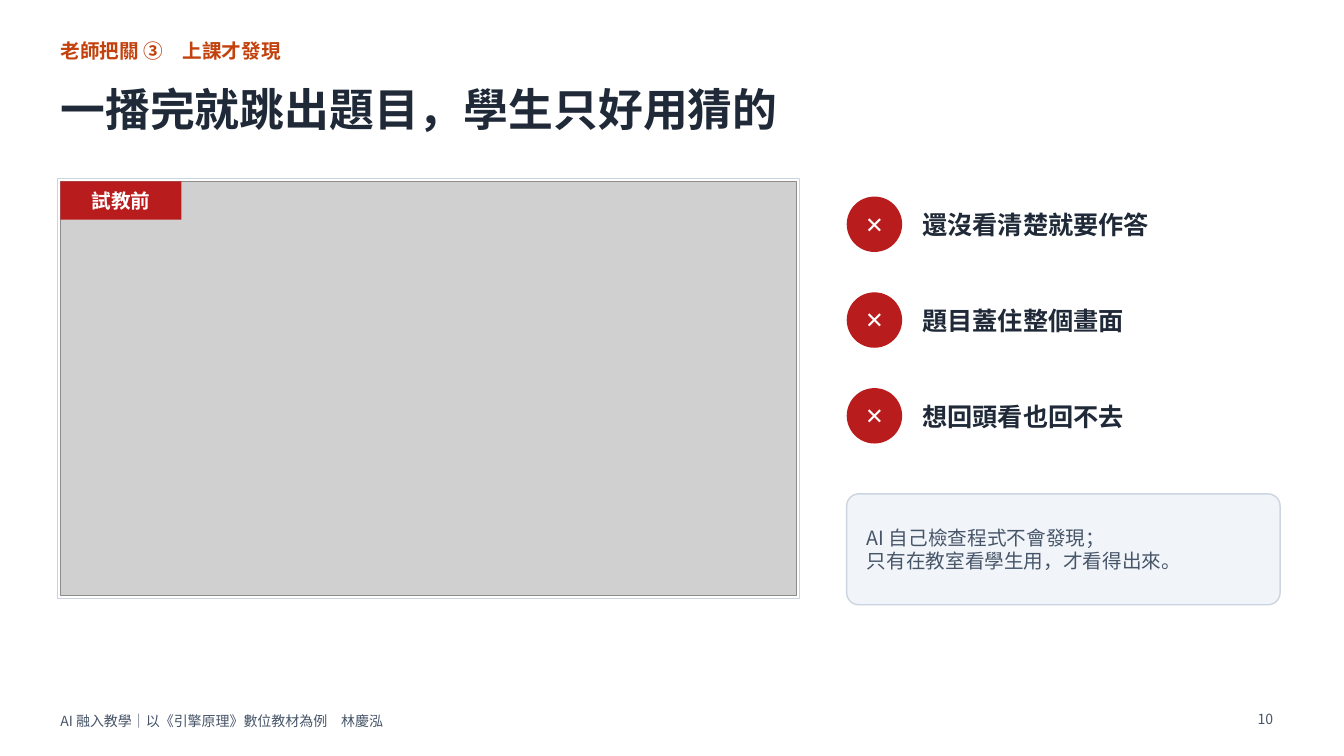
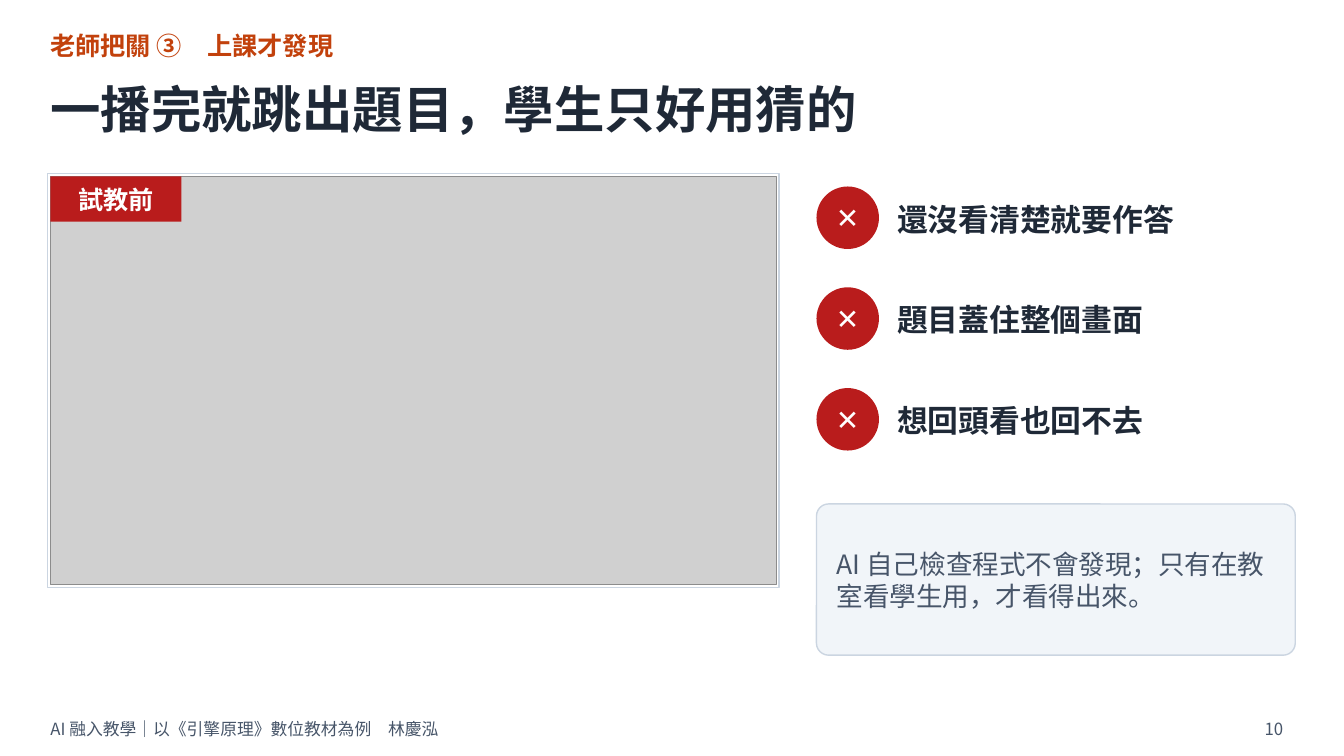
Before and after one commit to ntccar01/engine-principles, a slide deck: slide 10 of share/docs/AI融入教學_引擎原理_教師分享_列印版.pptx. Drawn at 1344x756 pixels with LibreOffice and Linux fonts; fonts in the diff are those of the drawing; grey boxes stand for pictures. Boxes give left, top, right and bottom in pixels: in the first picture for what was removed or moved away, otherwise in the second. Text is boxed around its words. In the diff, an @@ line names an element or a change of style, - is before the commit and + after.

```diff
--- a/share/docs/AI融入教學_引擎原理_教師分享_列印版.pptx
+++ b/share/docs/AI融入教學_引擎原理_教師分享_列印版.pptx
@@ text "老師把關 ③ 上課才發現" moved from (x1=60, y1=41, x2=281, y2=60) to (x1=50, y1=33, x2=333, y2=58) @@
@@ text "老師把關 ③ 上課才發現" at (x1=50, y1=33, x2=333, y2=58): size 14 to 18 pt @@
@@ title "一播完就跳出題目，學生只好用猜的" moved from (x1=60, y1=87, x2=777, y2=132) to (x1=50, y1=84, x2=856, y2=135) @@
@@ title "一播完就跳出題目，學生只好用猜的" at (x1=50, y1=84, x2=856, y2=135): size 32 to 36 pt @@
@@ rectangle resized from (x1=57, y1=178, x2=800, y2=599) to (x1=47, y1=173, x2=779, y2=588) @@
@@ rectangle "試教前" at (x1=50, y1=176, x2=181, y2=222): size 14 to 18 pt @@
@@ picture resized from (x1=60, y1=181, x2=797, y2=596) to (x1=50, y1=176, x2=776, y2=585) @@
@@ rectangle "試教前" resized from (x1=60, y1=181, x2=181, y2=220) to (x1=50, y1=176, x2=181, y2=222) @@
@@ size 16 to 20 pt in 3 elements at (x1=817, y1=287, x2=879, y2=350), (x1=817, y1=388, x2=879, y2=451), (x1=817, y1=187, x2=879, y2=249) @@
@@ ellipse "✕" resized from (x1=847, y1=197, x2=902, y2=252) to (x1=817, y1=187, x2=879, y2=249) @@
@@ size 18 to 22 pt in 3 elements at (x1=897, y1=305, x2=1143, y2=334), (x1=897, y1=406, x2=1143, y2=435), (x1=897, y1=204, x2=1174, y2=234) @@
@@ text "還沒看清楚就要作答" moved from (x1=922, y1=212, x2=1149, y2=237) to (x1=897, y1=204, x2=1174, y2=234) @@
@@ ellipse "✕" resized from (x1=847, y1=292, x2=902, y2=348) to (x1=817, y1=287, x2=879, y2=350) @@
@@ text "題目蓋住整個畫面" moved from (x1=922, y1=308, x2=1124, y2=332) to (x1=897, y1=305, x2=1143, y2=334) @@
@@ ellipse "✕" resized from (x1=847, y1=388, x2=902, y2=444) to (x1=817, y1=388, x2=879, y2=451) @@
@@ text "想回頭看也回不去" moved from (x1=922, y1=404, x2=1124, y2=429) to (x1=897, y1=406, x2=1143, y2=435) @@
@@ rounded rectangle resized from (x1=847, y1=494, x2=1280, y2=605) to (x1=817, y1=504, x2=1296, y2=655) @@
@@ rounded rectangle at (x1=817, y1=504, x2=1296, y2=655): proportions changed @@
@@ text at (x1=837, y1=551, x2=1264, y2=609): text changed; size 14 to 19 pt @@
-AI 自己檢查程式不會發現；
-只有在教室看學生用，才看得出來。
+AI 自己檢查程式不會發現；只有在教室看學生用，才看得出來。
@@ text "AI 融入教學｜以《引擎原理》數位教材為例 林慶泓" at (x1=50, y1=720, x2=438, y2=737): size 10 to 12 pt @@
@@ text "AI 融入教學｜以《引擎原理》數位教材為例 林慶泓" moved from (x1=60, y1=714, x2=383, y2=728) to (x1=50, y1=720, x2=438, y2=737) @@
@@ page number moved from (x1=1258, y1=713, x2=1274, y2=724) to (x1=1265, y1=722, x2=1284, y2=735) @@
@@ page number at (x1=1265, y1=722, x2=1284, y2=735): size 10 to 12 pt @@
```
Also in this commit, not shown: 15 other slides changed, 17 other files.
